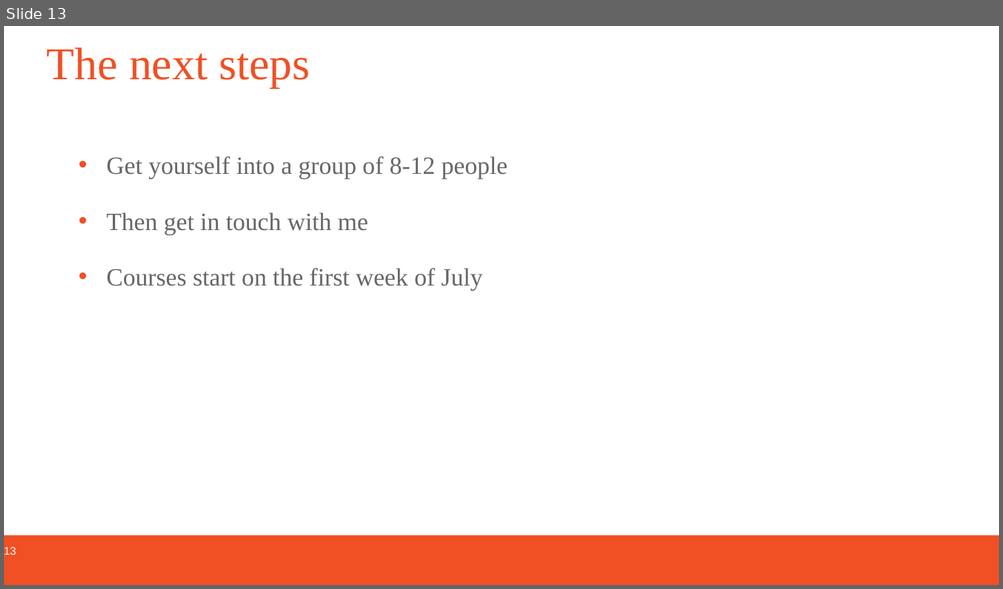
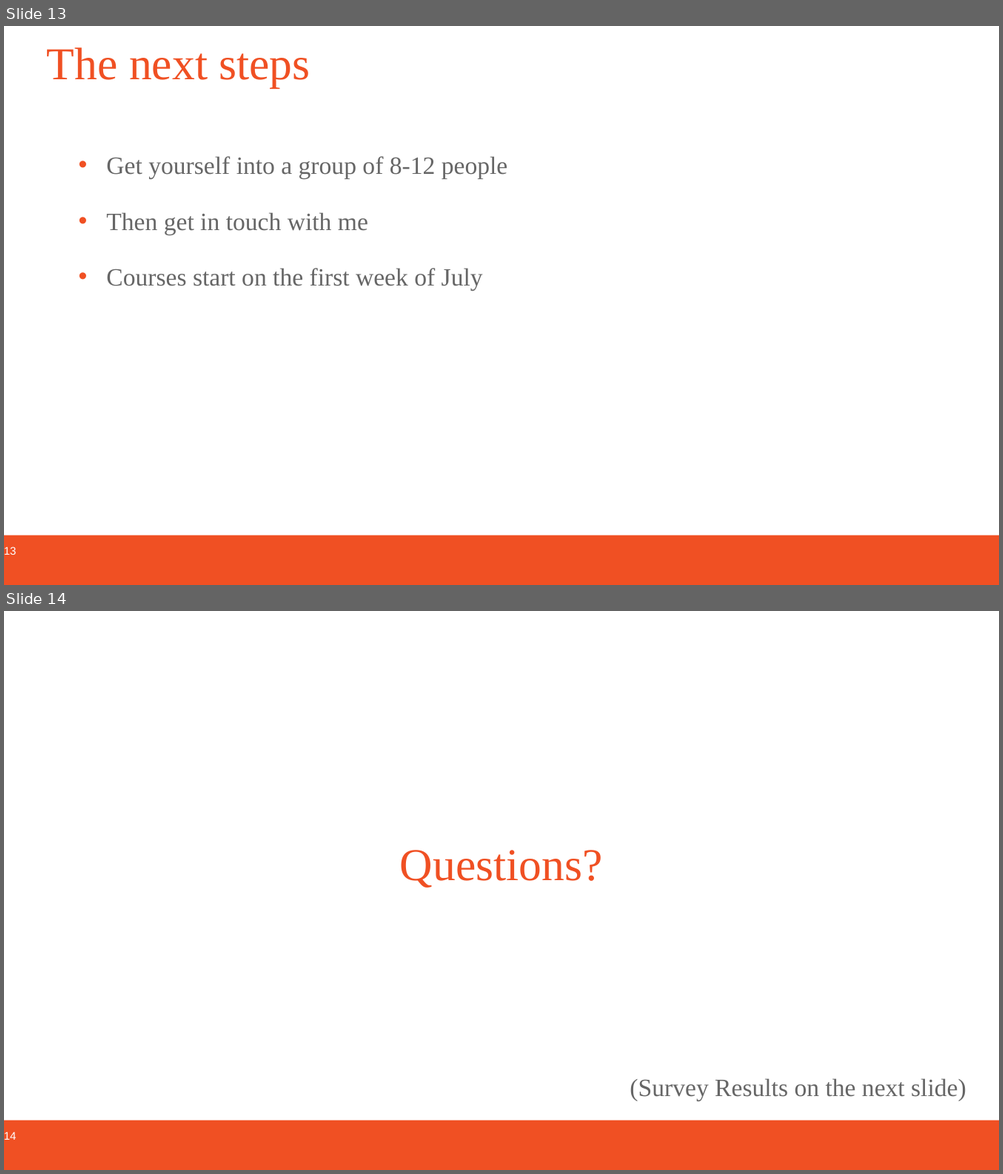
Before and after one commit to aldiamond/ArupPythonCourse, a slide deck: ArupPythonCourse-Introduction.pptx. Shown one above the other, each under a label of ours: slide 13 before the commit, slides 13 and 14 after it. The pictures are 1003x589 and 1003x1174 pixels, drawn with LibreOffice and Linux fonts; fonts in the diff are those of the drawing; background and template pictures are left out. Boxes give left, top, right and bottom in pixels: in the first picture for what was removed or moved away, otherwise in the second. Text is boxed around its words. In the diff, an @@ line names an element or a change of style, - is before the commit and + after.

Commit message:
Corrected presentation slides and added survey results

```diff
--- a/ArupPythonCourse-Introduction.pptx
+++ b/ArupPythonCourse-Introduction.pptx
@@ slide 14 added at [4,611,999,1170], background #FFFFFF; not listed: 2 template elements that a slide beside it also shows @@
@@ title added at [400,850,603,888], 44 pt, text #F05023 @@
+Questions?
@@ text added at [629,1079,966,1102], 24 pt, text #666666 @@
+(Survey Results on the next slide)
```
Also in this commit, not shown: 1 slide changed, 1 other slide added, 1 slide removed.
